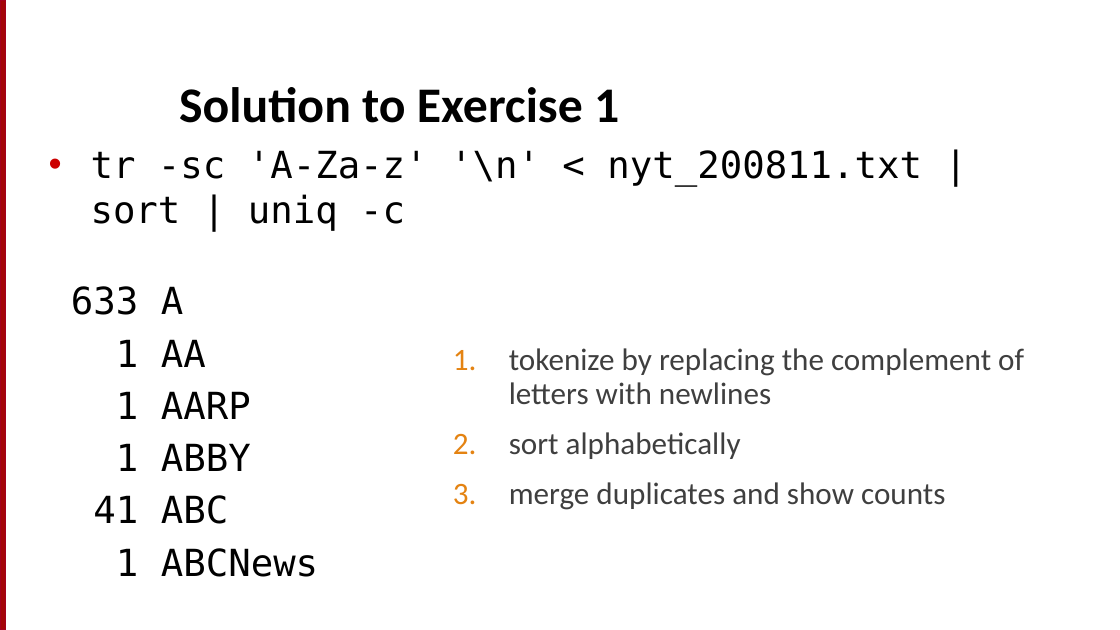
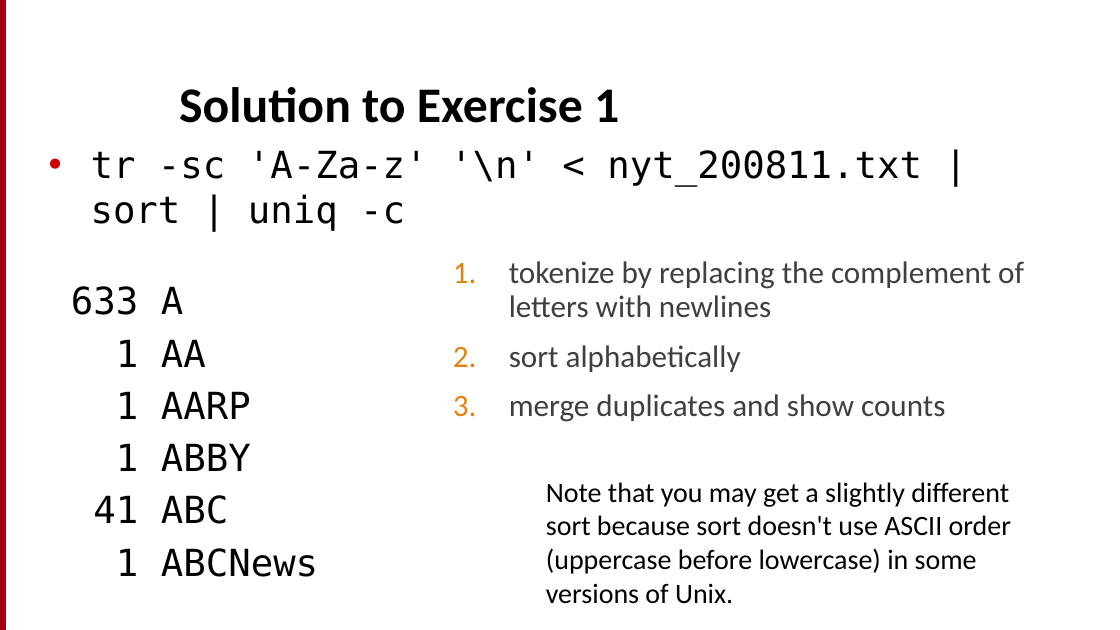
Before and after one commit to cs124/labs, a slide deck: slide 10 of Lab1_UnixForPoets.pptx. Drawn at 1120x630 pixels with LibreOffice and Linux fonts; fonts in the diff are those of the drawing. Boxes give left, top, right and bottom in pixels: in the first picture for what was removed or moved away, otherwise in the second. Text is boxed around its words. In the diff, an @@ line names an element or a change of style, - is before the commit and + after.

Commit message:
feat: update 1/13/26 slides

```diff
--- a/Lab1_UnixForPoets.pptx
+++ b/Lab1_UnixForPoets.pptx
@@ text "tokenize by replacing the complement ...": place and size @@
-text "tokenize by replacing the complement ..." at [509,348,1024,510]
+text "tokenize by replacing the complement ..." at [509,261,1024,422]
@@ text added at [546,482,1011,604], 18 pt, text #000000 @@
+Note that you may get a slightly different sort because sort doesn't use ASCII order (uppercase before lowercase) in some versions of Unix.
```
Also in this commit, not shown: 6 other slides changed, 1 slide added, 1 other file.
